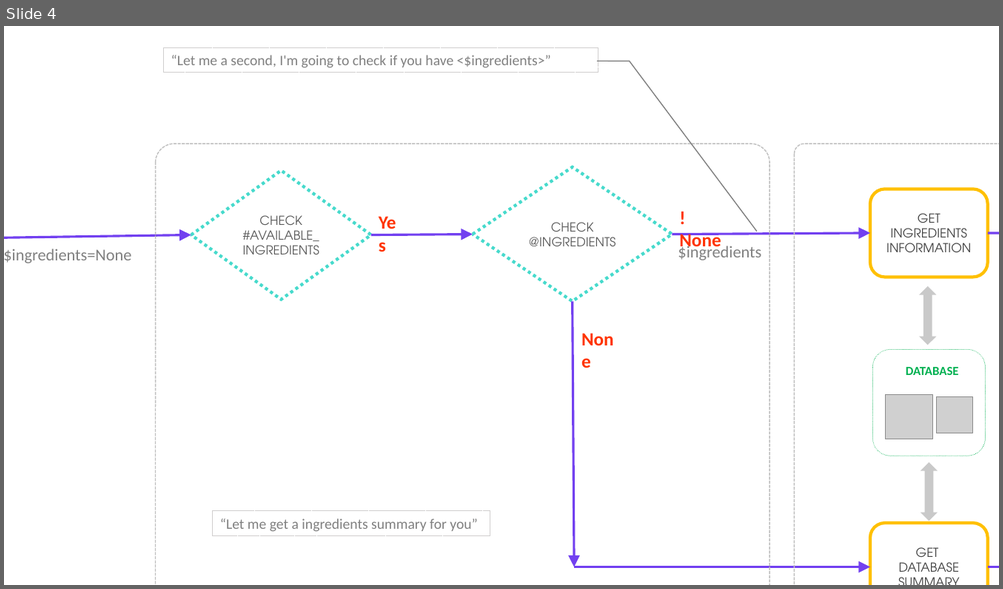
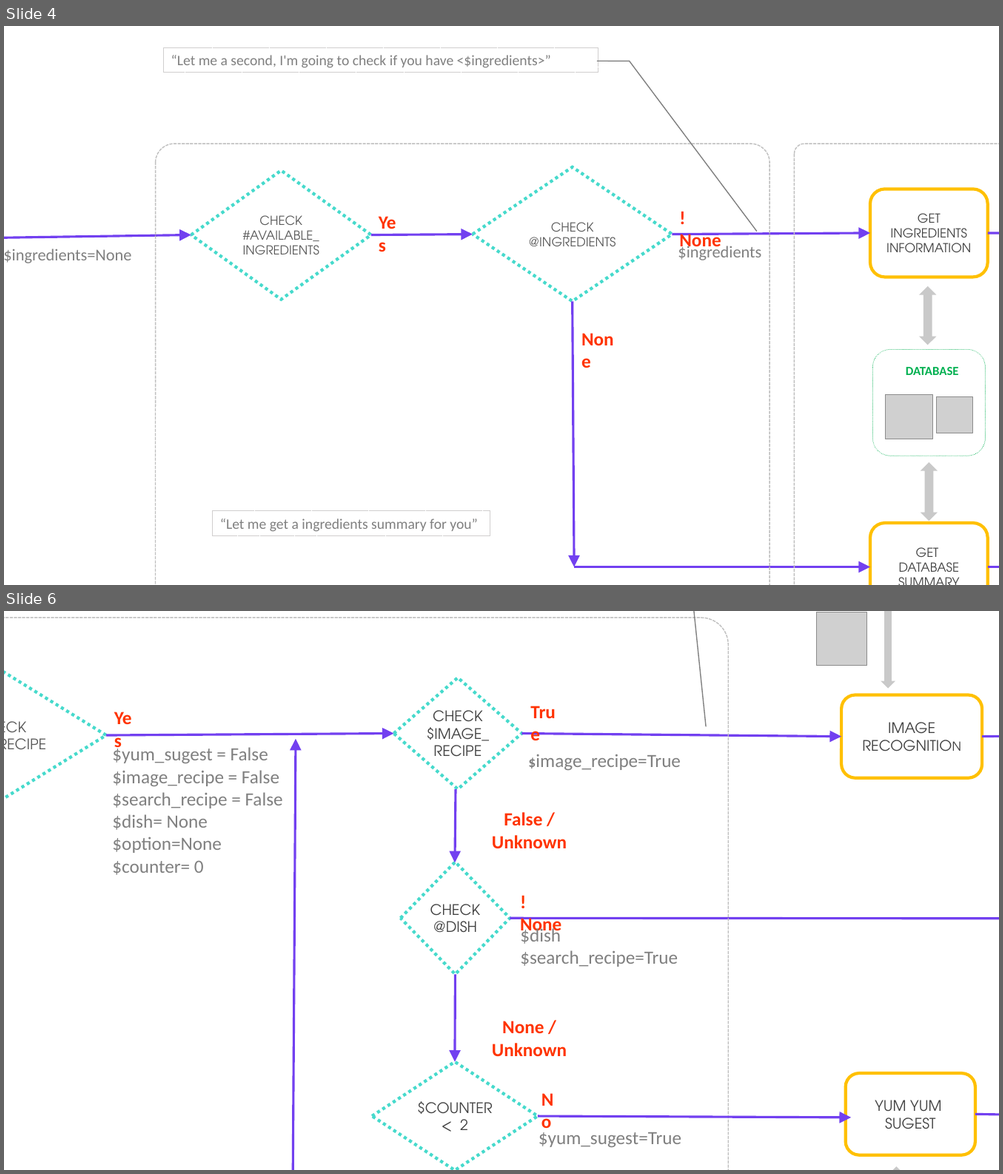
Before and after one commit to inmperfer/TFM, a slide deck: memoria/images/diagrama intenciones.pptx. Shown one above the other, each under a label of ours: slide 4 before the commit, slides 4 and 6 after it; the slides between them are not shown. The pictures are 1003x589 and 1003x1174 pixels, drawn with LibreOffice and Linux fonts; fonts in the diff are those of the drawing; grey boxes stand for pictures; background and template pictures are left out. Boxes give left, top, right and bottom in pixels: in the first picture for what was removed or moved away, otherwise in the second. Text is boxed around its words. In the diff, an @@ line names an element or a change of style, - is before the commit and + after.

Commit message:
avances detalle intención get_recipe

```diff
--- a/memoria/images/diagrama intenciones.pptx
+++ b/memoria/images/diagrama intenciones.pptx
@@ slide 6 added at (4, 611, 999, 1170), background #FFFFFF @@
@@ group added at (4, 611, 999, 1170): 10 texts, 9 arrows, 4 diamonds, 3 rounded rectangles, 2 left right arrows, 1 picture, 1 callout @@
+IMAGE
+RECOGNITION
+CHECK
+#GET_RECIPE
+CHECK
+@DISH
+CHECK
+$IMAGE_RECIPE
+None / Unknown
+Yes
+! None
+True
+$image_recipe=True
+$dish
+$search_recipe=True
+False / Unknown
+YUM YUM
+SUGEST
+$yum_sugest=True
+No
+$yum_sugest = False
+$image_recipe = False
+$search_recipe = False
+$dish= None
+$option=None
+$counter= 0
+$COUNTER < 2
```
Also in this commit, not shown: 1 slide changed, 6 other files.
